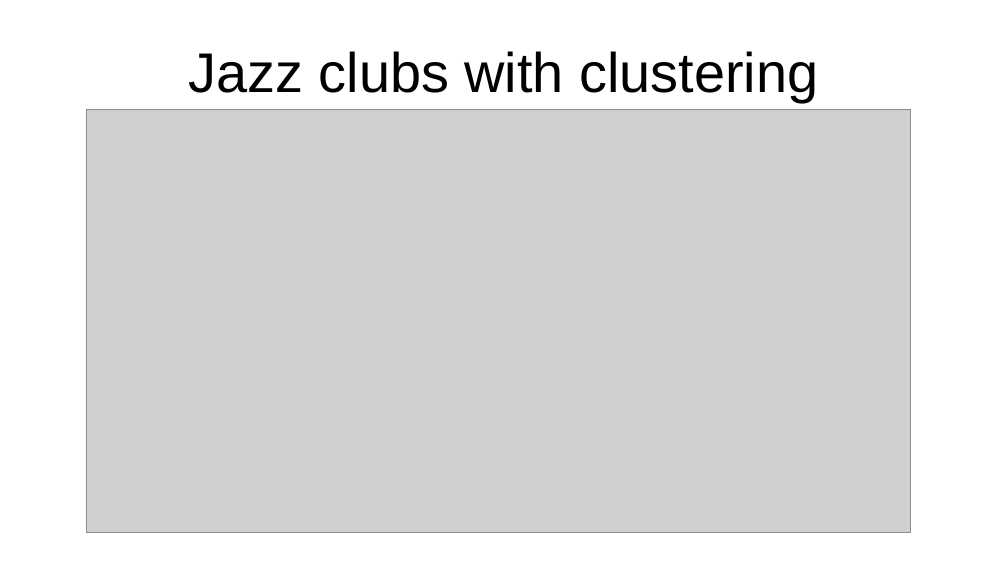
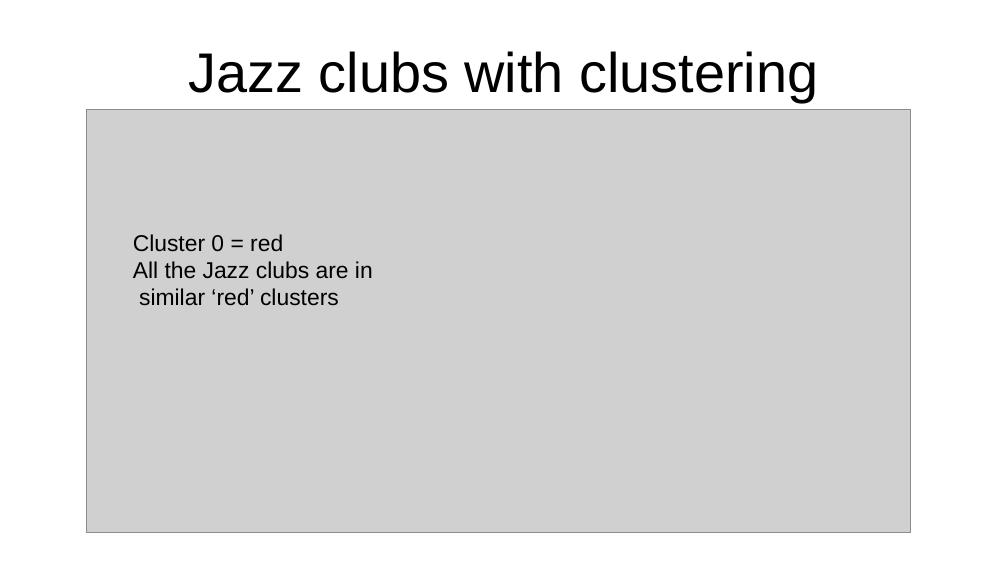
Before and after one commit to githubchinny/data-science, a slide deck: slide 5 of manhattan/presentation.odp. Drawn at 1008x567 pixels with LibreOffice and Linux fonts; fonts in the diff are those of the drawing; grey boxes stand for pictures. Boxes give left, top, right and bottom in pixels: in the first picture for what was removed or moved away, otherwise in the second. Text is boxed around its words. In the diff, an @@ line names an element or a change of style, - is before the commit and + after.

```diff
--- a/manhattan/presentation.odp
+++ b/manhattan/presentation.odp
@@ text added at [133,234,373,306], 18 pt, text #000000 @@
+Cluster 0 = red
+All the Jazz clubs are in
+similar ‘red’ clusters
```
Also in this commit, not shown: 1 other slide changed, 1 other file.
